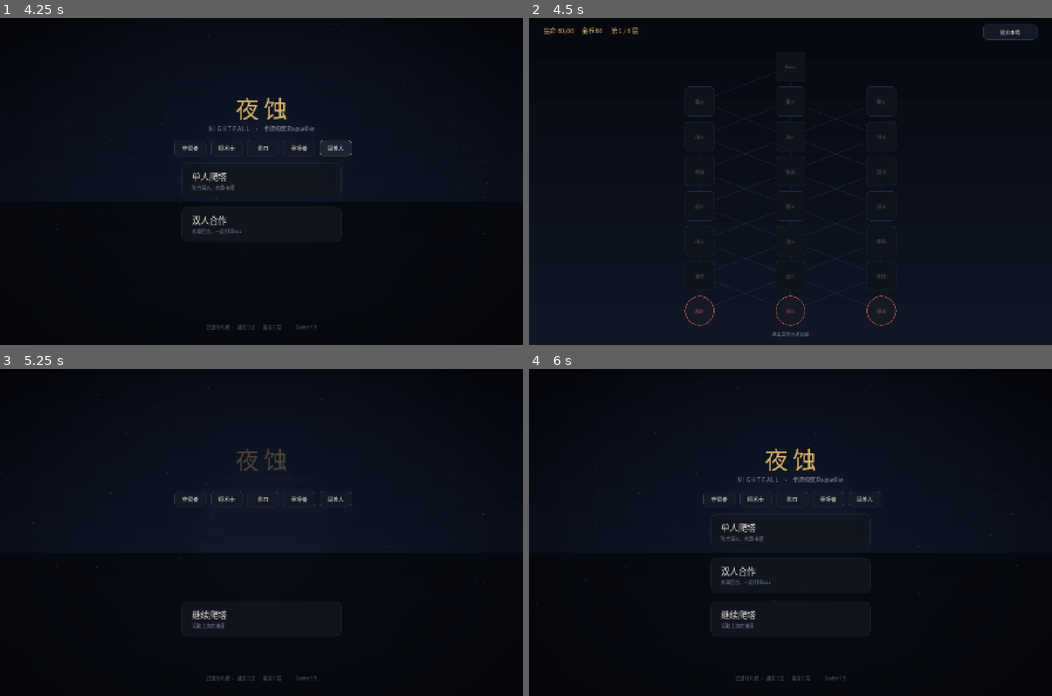
Above: before the commit, frames 1-4 (two rows, left to right).
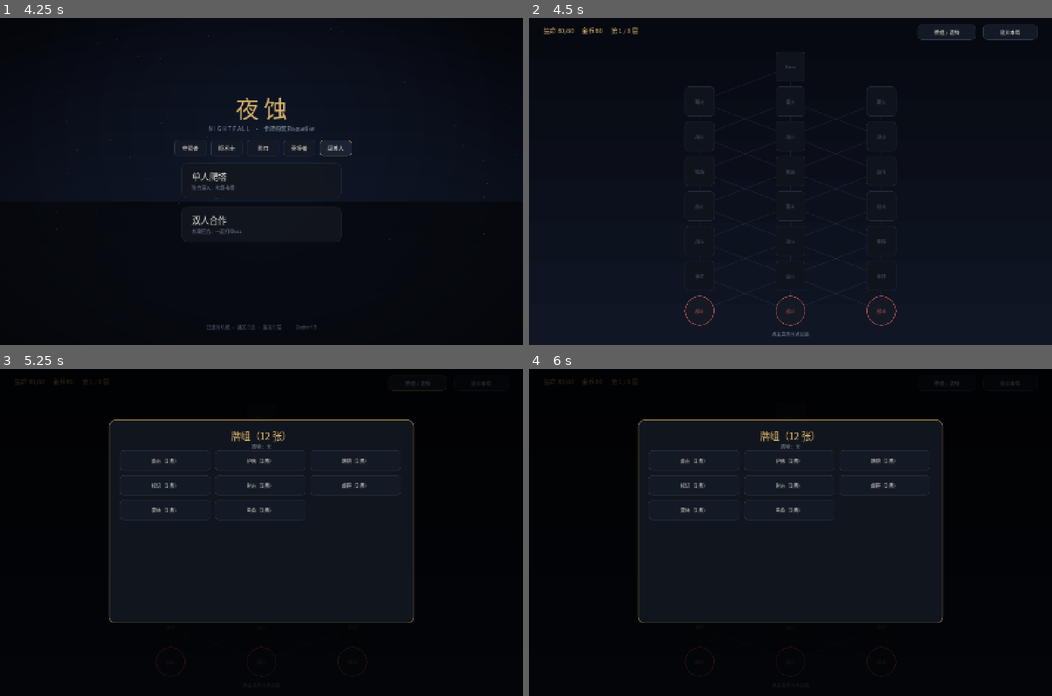
Above: after the commit, the same moments.

Repository: UniqueoneZ/nightfall-card-game
Game: Godot game, scene res://scenes/menu.tscn
Two runs of this game, one before a commit and one after it. Both use one fixed random seed, a clock stepped at 60 frames per second and the inputs below. Sound files missing from this copy of the repository are replaced by a short silence.
Inputs (mouse positions are in pixels of both pictures, inside the frame that each line leads up to):
- Up to frame 1 (4.25 s): click "守誓者" at 0.5 s; click "烬术士" at 1.25 s; click "影刃" at 2 s; click "圣祷者" at 2.75 s; click "驭兽人" at 3.5 s
- Up to frame 2 (4.5 s): click "单人爬塔" at 4.25 s
- Up to frame 3 (5.25 s): click "放弃本局" (after the commit: "牌组 / 遗物") at 5 s
- Up to frame 4 (6 s): click (1010, 382) at 5.75 s, where only the run after the commit has a clickable "放弃本局"

Frame 1 is identical in both runs. In frame 2, 0.1% of the frame differs, in the area x 74-86%, y 2-7%; in frame 3, 5.0%; in frame 4, 5.5%, in the area x 3-99%, y 2-96%.

Commit message:
feat(ui): 牌组与遗物查看

Diff:
--- a/scripts/ui/map_screen.gd
+++ b/scripts/ui/map_screen.gd
@@ -34,6 +34,14 @@
 	hud.position = Vector2(40, 22)
 	hud.size = Vector2(900, 28)
 	add_child(hud)
+
+	var deck_btn := Button.new()
+	deck_btn.text = "牌组 / 遗物"
+	deck_btn.position = Vector2(1070, 18)
+	deck_btn.size = Vector2(160, 40)
+	deck_btn.add_theme_font_size_override("font_size", 14)
+	deck_btn.pressed.connect(func() -> void: _show_deck())
+	add_child(deck_btn)
 
 	var back := Button.new()
 	back.text = "放弃本局"
@@ -206,6 +214,18 @@
 
 # ---------------------------------------------------------------- 模态框
 
+func _show_deck() -> void:
+	var uniq: Array = []
+	for c in Game.deck:
+		var id := str(c)
+		if not uniq.has(id):
+			uniq.append(id)
+	var relic_names: Array = []
+	for r in Game.relics:
+		relic_names.append(str(Relics.get_def(str(r)).get("name", r)))
+	var note := "遗物：" + ("、".join(relic_names) if not relic_names.is_empty() else "无")
+	_show_card_grid("牌组（%d 张）" % Game.deck.size(), uniq, func(_id: String) -> void: _close_modal(), note)
+
 func _show_remove() -> void:
 	var uniq: Array = []
 	for c in Game.deck:
@@ -218,7 +238,7 @@
 		Game.mark_visited()
 		_refresh())
 
-func _show_card_grid(title: String, ids: Array, cb: Callable) -> void:
+func _show_card_grid(title: String, ids: Array, cb: Callable, note: String = "") -> void:
 	_close_modal()
 	modal = Control.new()
 	modal.set_anchors_preset(Control.PRESET_FULL_RECT)
@@ -240,6 +260,12 @@
 	t.size = Vector2(840, 36)
 	t.horizontal_alignment = HORIZONTAL_ALIGNMENT_CENTER
 	panel.add_child(t)
+	if note != "":
+		var n := _label(note, 14, UITheme.TEXT_DIM)
+		n.position = Vector2(0, 62)
+		n.size = Vector2(840, 24)
+		n.horizontal_alignment = HORIZONTAL_ALIGNMENT_CENTER
+		panel.add_child(n)
 	var cols := 3
 	for i in ids.size():
 		var id := str(ids[i])
